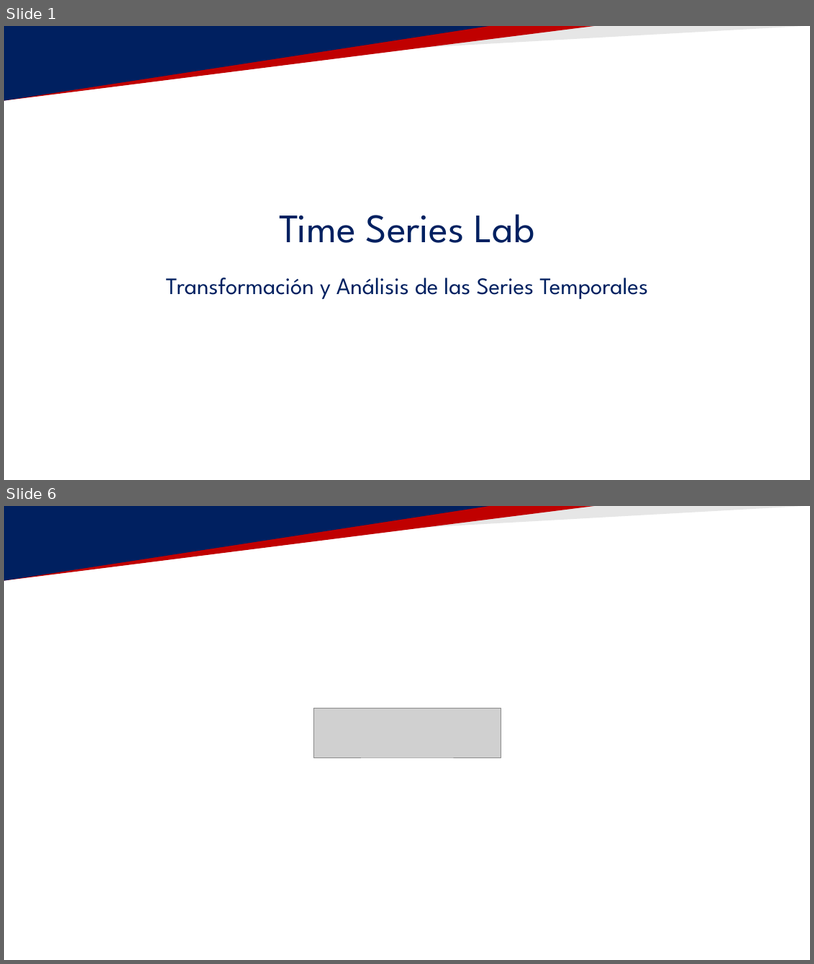
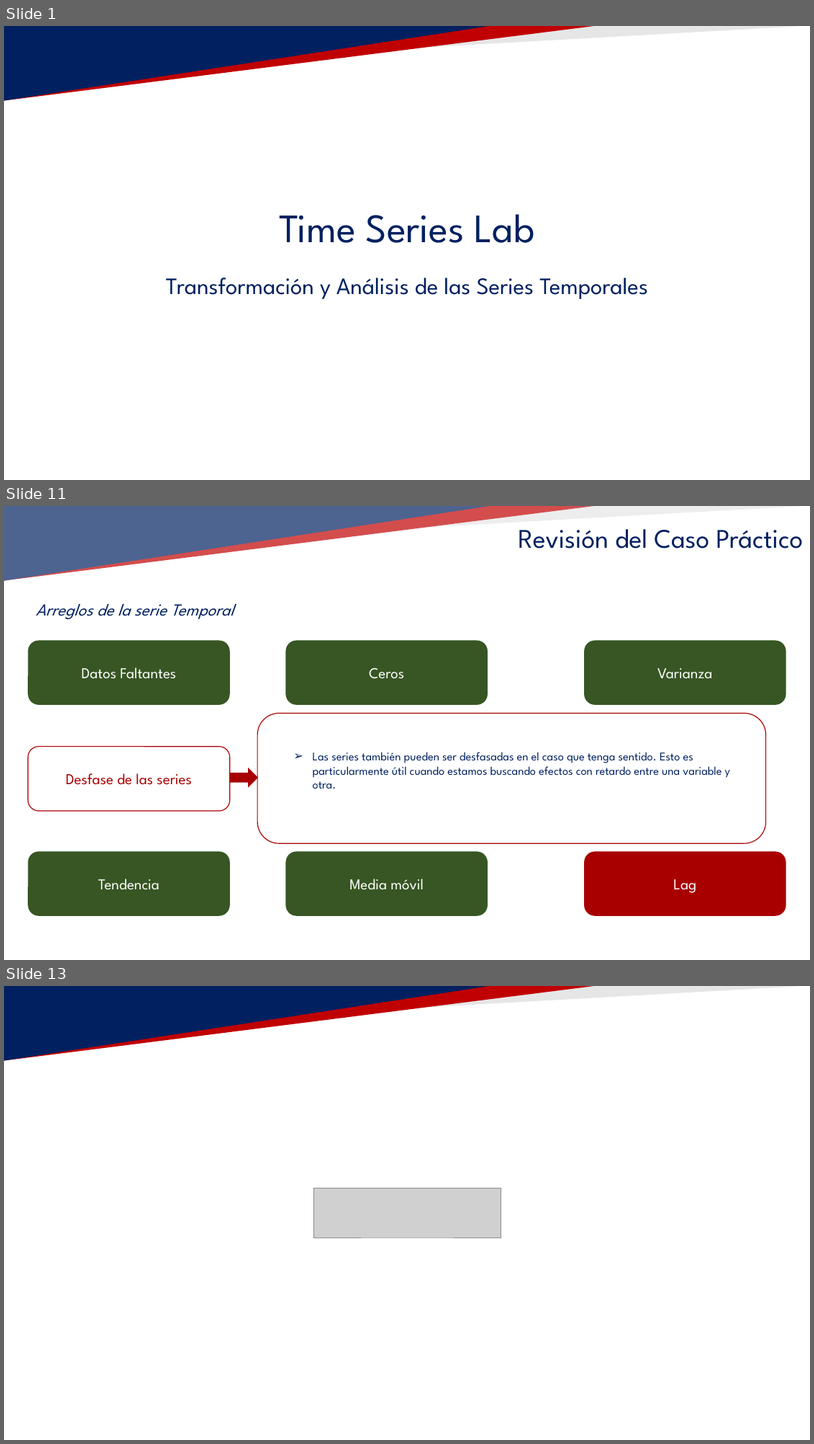
Before and after one commit to TeresaLS/timeseries_lab, a slide deck: 02_PREPARATION/02_PREPARACION_TSLAB.pptx. Shown one above the other, each under a label of ours: slides 1 and 6 before the commit, slides 1, 11 and 13 after it; the slides between them are not shown. The pictures are 814x964 and 814x1444 pixels, drawn with LibreOffice and Linux fonts; fonts in the diff are those of the drawing; grey boxes stand for pictures; background and template pictures are left out. Boxes give left, top, right and bottom in pixels: in the first picture for what was removed or moved away, otherwise in the second. Text is boxed around its words. In the diff, an @@ line names an element or a change of style, - is before the commit and + after.

```diff
--- a/02_PREPARATION/02_PREPARACION_TSLAB.pptx
+++ b/02_PREPARATION/02_PREPARACION_TSLAB.pptx
@@ slide 11 added at [4, 506, 810, 960], background #FFFFFF; not listed: 1 template element that a slide beside it also shows @@
@@ triangle added at [4, 506, 805, 551], fill #E6E6E6 @@
@@ triangle added at [4, 506, 595, 580], fill #C00000 @@
@@ triangle added at [4, 506, 490, 580], fill #002060 @@
@@ text added at [518, 529, 803, 548], 32 pt, text #002060 @@
+Revisión del Caso Práctico
@@ text added at [36, 604, 234, 619], 20 pt, text #002060, italic @@
+Arreglos de la serie Temporal
@@ rounded rectangle added at [28, 641, 230, 705], fill #375623, 18 pt, text #FFFFFF @@
+Datos Faltantes
@@ rounded rectangle added at [286, 641, 488, 705], fill #375623, 18 pt, text #FFFFFF @@
+Ceros
@@ rounded rectangle added at [585, 641, 787, 705], fill #375623, 18 pt, text #FFFFFF @@
+Varianza
@@ rounded rectangle added at [257, 713, 766, 843], fill #FFFFFF, outline #A80000 1 pt @@
@@ rounded rectangle added at [28, 746, 230, 811], fill #FFFFFF, outline #A80000 1 pt, 18 pt, text #A80000 @@
+Desfase de las series
@@ text added at [313, 752, 730, 788], 14 pt, text #002060 @@
+  ➢ Las series también pueden ser desfasadas en el caso que tenga sentido. Esto es particularmente útil cuando estamos buscando efectos con retardo entre una variable y otra.
@@ right arrow added at [230, 769, 258, 786], fill #A80000, outline #A80000 1 pt @@
@@ rounded rectangle added at [28, 852, 230, 916], fill #375623, 18 pt, text #FFFFFF @@
+Tendencia
@@ rounded rectangle added at [286, 852, 488, 916], fill #375623, 18 pt, text #FFFFFF @@
+Media móvil
@@ rounded rectangle added at [585, 852, 787, 916], fill #A80000, 18 pt, text #FFFFFF @@
+Lag
@@ what was slide 6 is now slide 13 @@
```
Also in this commit, not shown: 4 slides changed, 6 other slides added.
